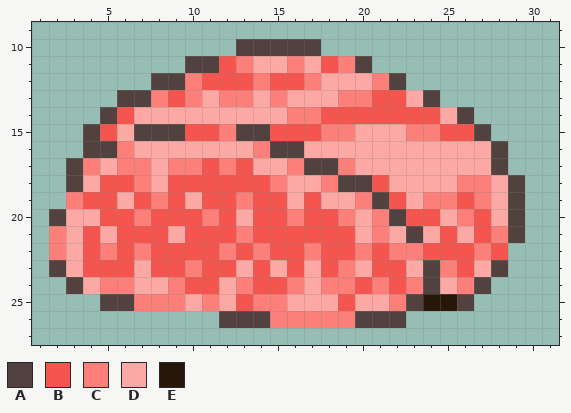
Edited in one commit: pixel-art sprite (public/icons/beef.png). The picture above was drawn from the file before the commit.
The file is 32x32 pixels. Shown: x 1..31, y 9..27. The old version is drawn lined up with the new one.
Palette (. is transparent): A #51413f  B #f4564f  C #fc7f79  D #fca8a4  E #261708
Pixels before, first column x 2:
10 ...........AAAAA............
11 ........AABCDDCDBCA.........
12 ......AACBBBCBBCDDDCA.......
13 ....AACBCDCCDCDDDCCBBDA.....
14 ...ABDDDDDDDDDCCBBBBBBBDA...
15 ..ABDAAABBCAABBBCCDDDCCBBA..
16 ..AACDDDDDDDCAADDDDDDDDDDDA.
17 .ACDCCDCCBCBDDCAACDDDDDDDDA.
18 .ADBBCDBBBBBBCDDCAABDDDDCCDA
19 .CBBDBCBDBBCBBDBDDCABDCCBCDA
20 ADDBBCBBBCBDBBCBBCDCABBDCBDA
21 CDBDBBBDBBBCBBBBBBDCDADBDBCA
22 CDBCBCBBBBCBCBBCBBCBCCBBBCB.
23 ADBBBDBBCBBDBDBDBCDBBDACBDA.
24 .ADCCDDCBBDCBBCDCCBCBCADCA..
25 ...AACCCDCDBCCDDDBDDCAEEA...
26 ..........AAACCCCCAAA.......
New version:
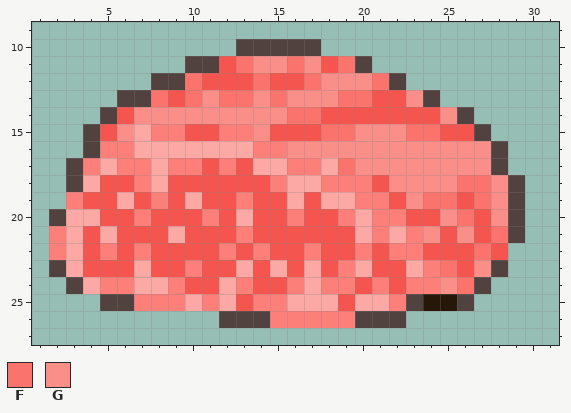
Colours new in this view: F #fa736c  G #fa8f8a
The edit:
whole drawing moved by +0,+1 (the old picture is shown already moved)
Colour A gives way to colour C in row 15 at x 8 to 9 and 13; in row 16 at x 5 and 15; in row 17 at x 17; in row 18 at x 19 to 20; in row 19 at x 21; in row 20 at x 22.
Colour A gives way to colour C in row 21 at x 23; in rows 23 to 24 at x 24.
Colour A gives way to colour D in row 15 at x 7; in row 17 at x 18.
Colour C gives way to colour F in row 11 at x 13, 16 and 19; in row 12 at x 10, 14, 17 and 21; in row 13 at x 8, 10, 12 to 13, 15 and 19 to 20; in row 14 at x 16 to 17; in row 15 at x 18 to 19 and 23 to 24; in row 17 at x 19.
Colour C gives way to colour F in row 18 at x 26 to 27; in row 19 at x 24 to 25 and 27; in row 20 at x 26; in row 21 at x 28; in row 22 at x 27; in row 23 at x 25.
Colour C gives way to colour F in row 24 at x 26.
Colour A gives way to colour G in row 15 at x 14; in row 16 at x 16.
Colour D gives way to colour G in row 11 at x 14 to 15 and 17; in row 12 at x 18 to 20; in row 13 at x 11, 14, 16 to 18 and 23; in row 14 at x 7 to 15 and 25; in row 15 at x 6 and 20 to 22; in row 16 at x 17 to 27.
Colour D gives way to colour G in row 17 at x 20 to 27; in row 18 at x 22 to 25 and 28; in row 19 at x 23 and 28; in row 20 at x 25 and 28; in row 21 at x 24 and 26; in row 23 at x 27.
Colour D gives way to colour G in row 24 at x 25.
